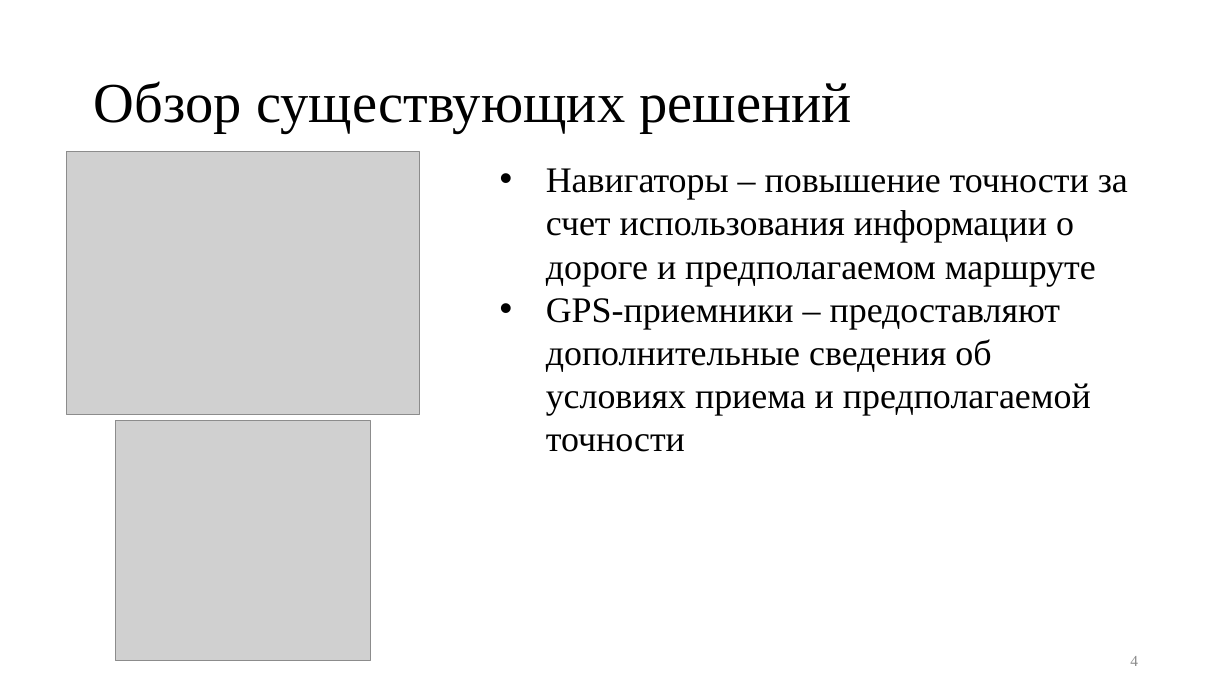
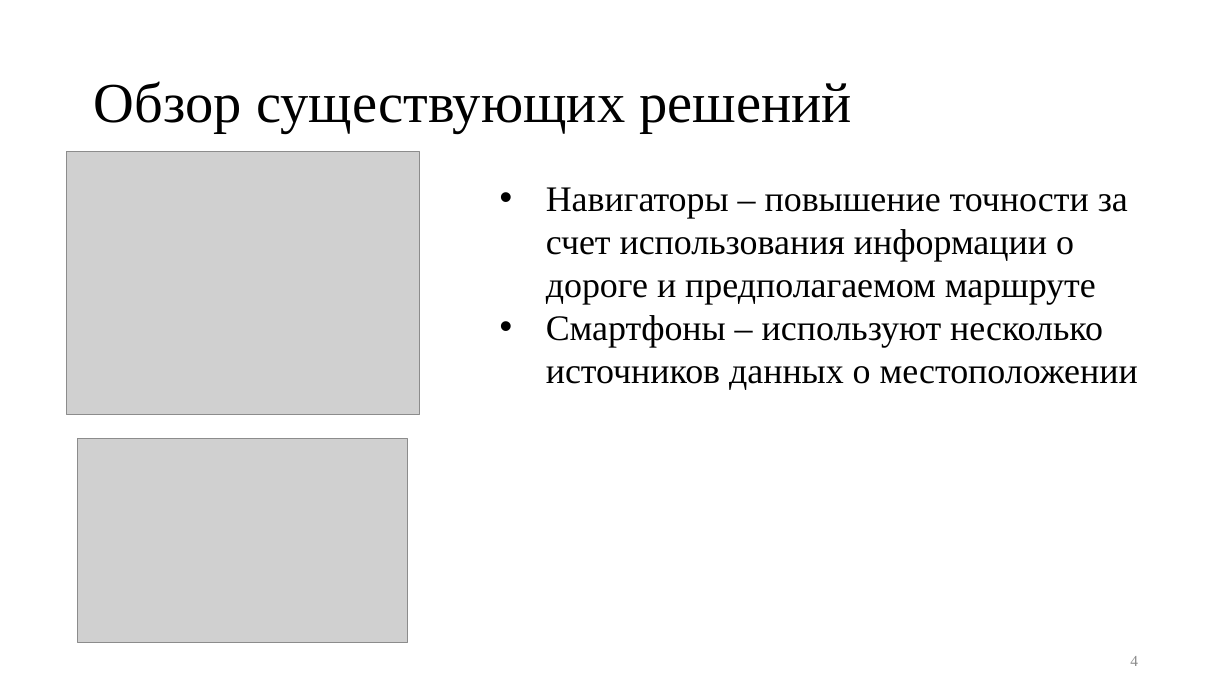
Before and after one commit to kaedvann/TrackFilter, a slide deck: slide 4 of docs/thesis/thesis.pptx. Drawn at 1232x693 pixels with LibreOffice and Linux fonts; fonts in the diff are those of the drawing; grey boxes stand for pictures. Boxes give left, top, right and bottom in pixels: in the first picture for what was removed or moved away, otherwise in the second. Text is boxed around its words. In the diff, an @@ line names an element or a change of style, - is before the commit and + after.

```diff
--- a/docs/thesis/thesis.pptx
+++ b/docs/thesis/thesis.pptx
@@ text "Навигаторы – повышение точности за ..." moved from (x1=546, y1=168, x2=1128, y2=452) to (x1=546, y1=187, x2=1138, y2=390) @@
@@ text at (x1=546, y1=315, x2=1138, y2=390): text changed @@
-• GPS-приемники – предоставляют дополнительные сведения об условиях приема и предполагаемой точности
+• Смартфоны – используют несколько источников данных о местоположении
@@ picture resized from (x1=116, y1=421, x2=371, y2=661) to (x1=78, y1=439, x2=408, y2=642) @@
```
Also in this commit, not shown: 2 other slides changed, 3 slides added, 2 slides removed, 15 other files.
